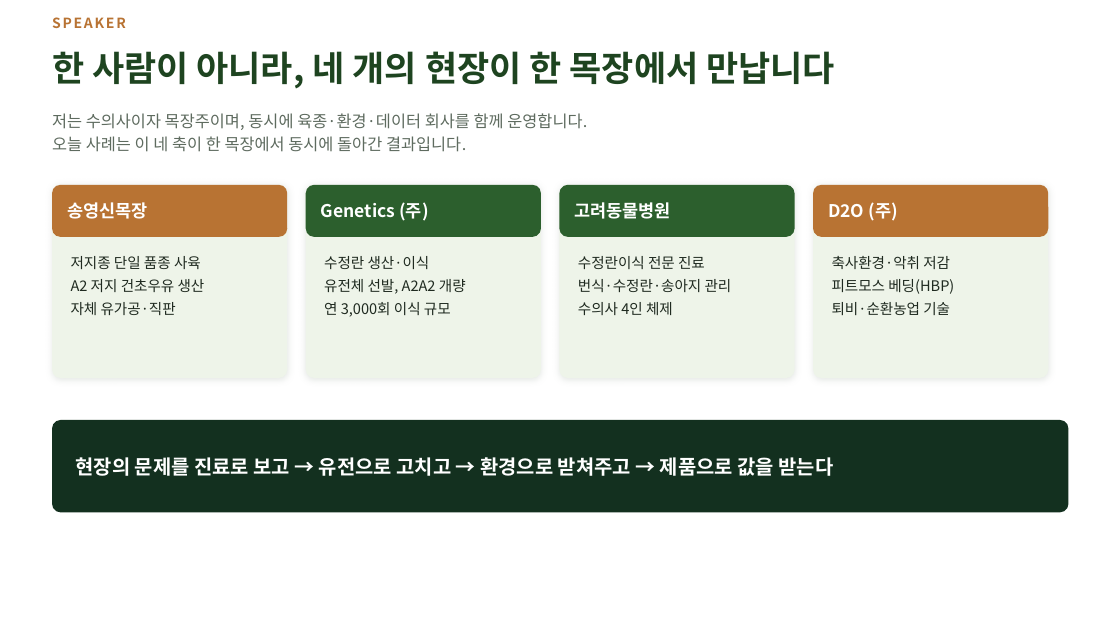
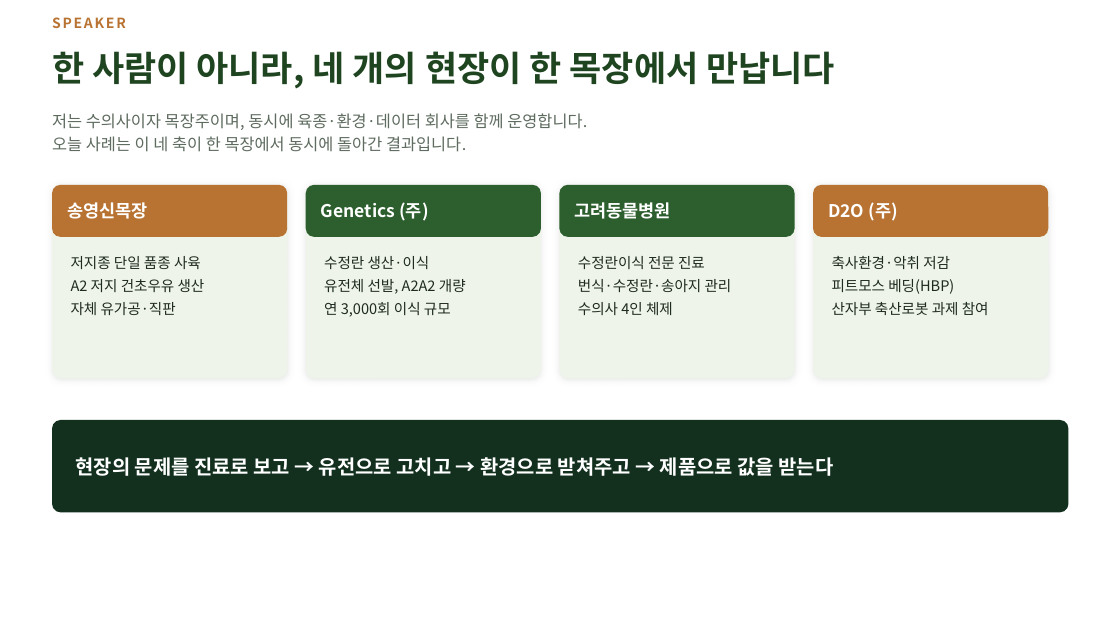
Before and after one commit to hhj3150/Dr-Ha--agent, a slide deck: slide 2 of deliverables/2026-08-10-nias-seminar/저지종_유가공목장_운영_현장사례.pptx. Drawn at 1120x630 pixels with LibreOffice and Linux fonts; fonts in the diff are those of the drawing. Boxes give left, top, right and bottom in pixels: in the first picture for what was removed or moved away, otherwise in the second. Text is boxed around its words. In the diff, an @@ line names an element or a change of style, - is before the commit and + after.

```diff
--- a/deliverables/2026-08-10-nias-seminar/저지종_유가공목장_운영_현장사례.pptx
+++ b/deliverables/2026-08-10-nias-seminar/저지종_유가공목장_운영_현장사례.pptx
@@ text at [832,302,989,315]: text changed @@
-퇴비·순환농업 기술
+산자부 축산로봇 과제 참여
```
Also in this commit, not shown: 4 other slides changed, 2 slides added, 2 other files.
